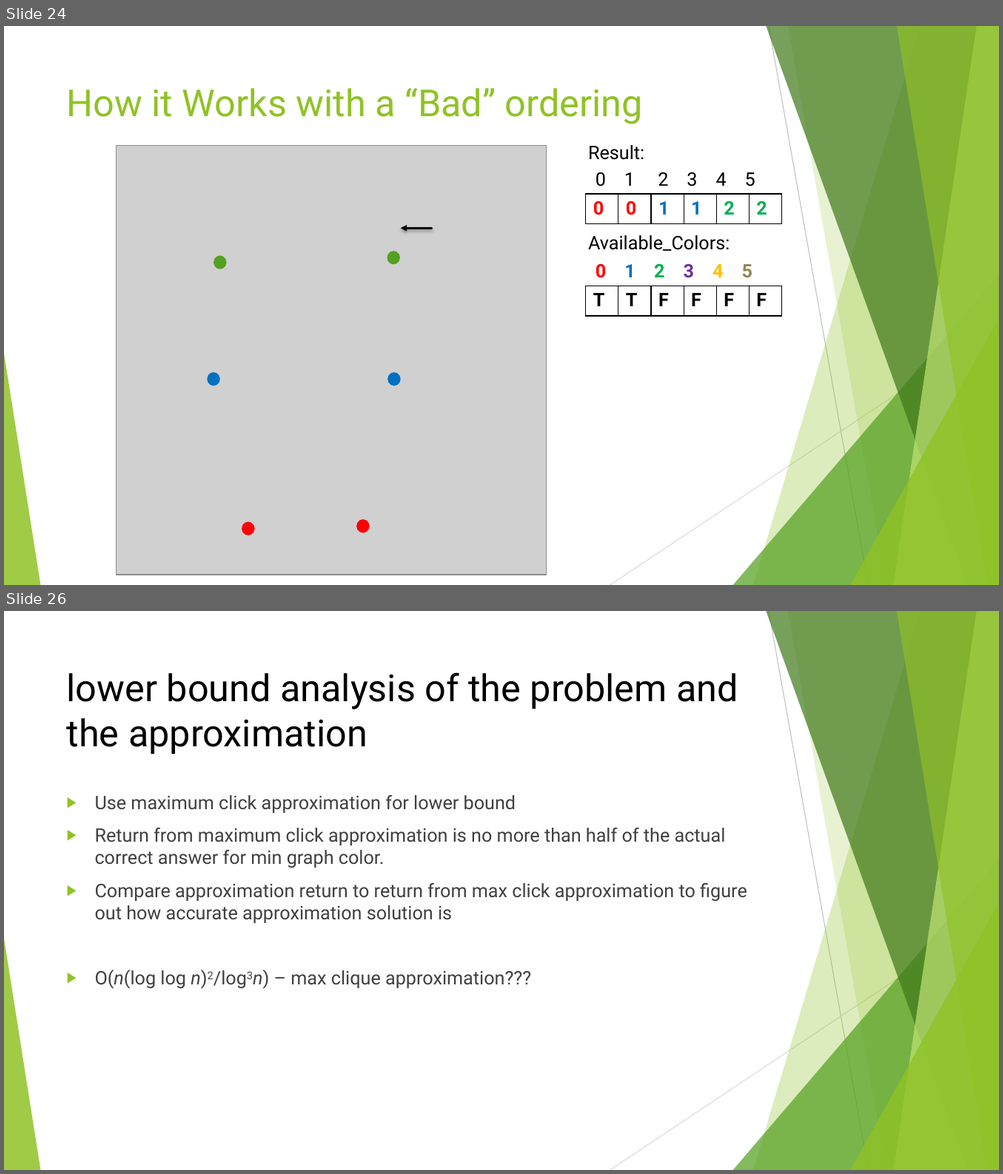
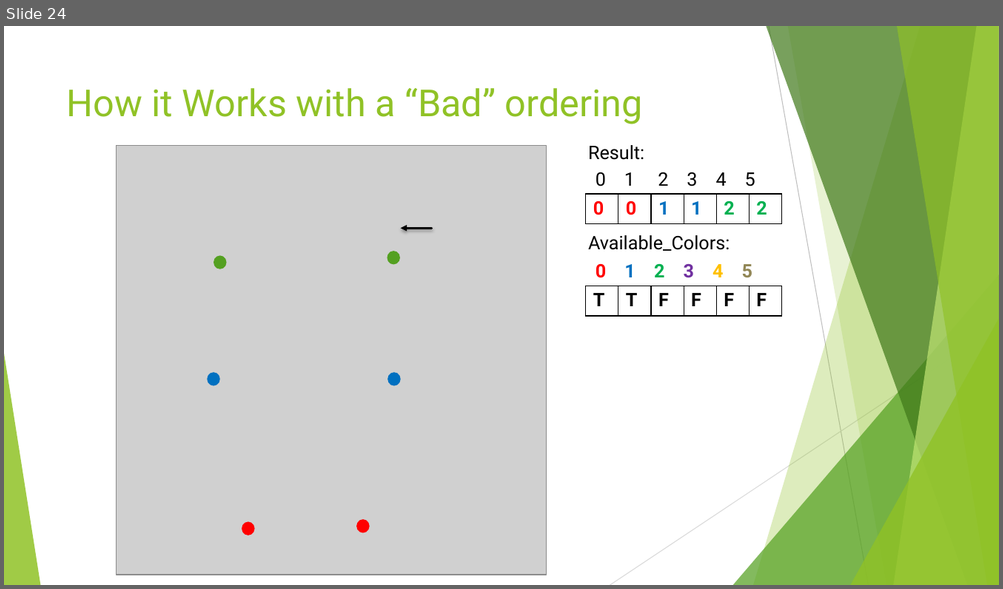
Before and after one commit to pearceag/Min_Coloring_Graph, a slide deck: presentations/Approximation_Presentation.pptx. Shown one above the other, each under a label of ours: slides 24 and 26 before the commit, slide 24 after it; the slides between them are not shown. The pictures are 1003x1174 and 1003x589 pixels, drawn with LibreOffice and Linux fonts; fonts in the diff are those of the drawing; grey boxes stand for pictures. Boxes give left, top, right and bottom in pixels: in the first picture for what was removed or moved away, otherwise in the second. Text is boxed around its words. In the diff, an @@ line names an element or a change of style, - is before the commit and + after.

```diff
--- a/presentations/Approximation_Presentation.pptx
+++ b/presentations/Approximation_Presentation.pptx
@@ slide 26 removed at [4, 611, 999, 1170], background #FFFFFF; not listed: 10 template elements that a slide beside it also shows @@
@@ title removed at [67, 672, 738, 755] @@
-lower bound analysis of the problem and the approximation
@@ text removed at [95, 795, 747, 989] @@
-▶ Use maximum click approximation for lower bound
-▶ Return from maximum click approximation is no more than half of the actual correct answer for min graph color.
-▶ Compare approximation return to return from max click approximation to figure out how accurate approximation solution is
-▶ O(n(log log n)2/log3n) – max clique approximation???
```
Also in this commit, not shown: 1 slide changed, 6 slides added, 4 other slides removed, 6 other files.
